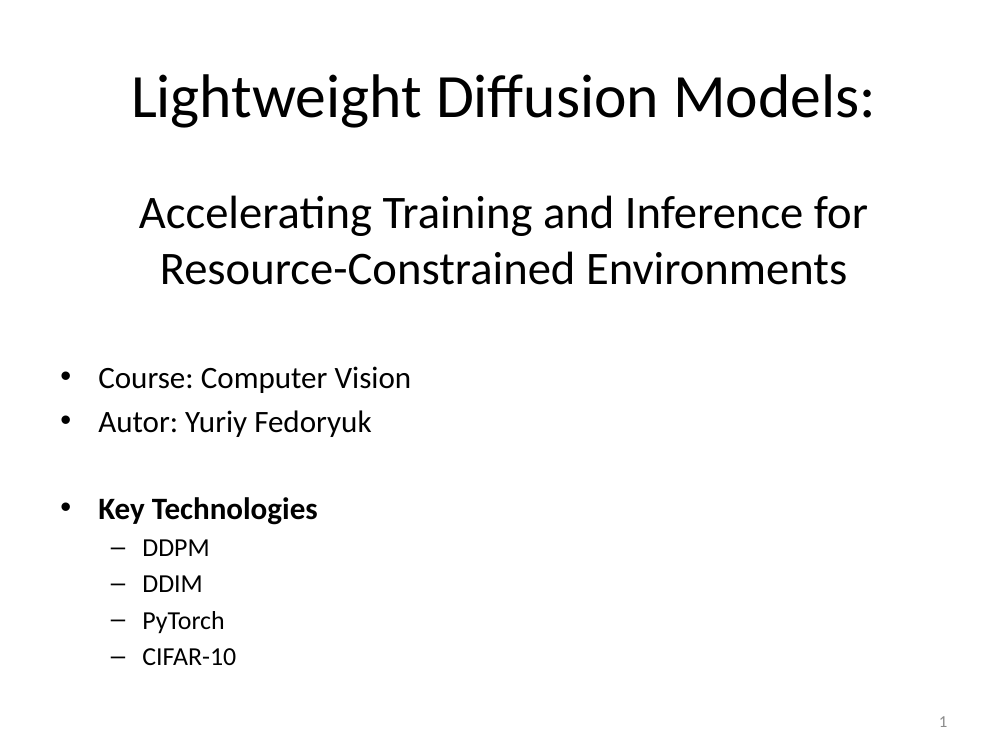
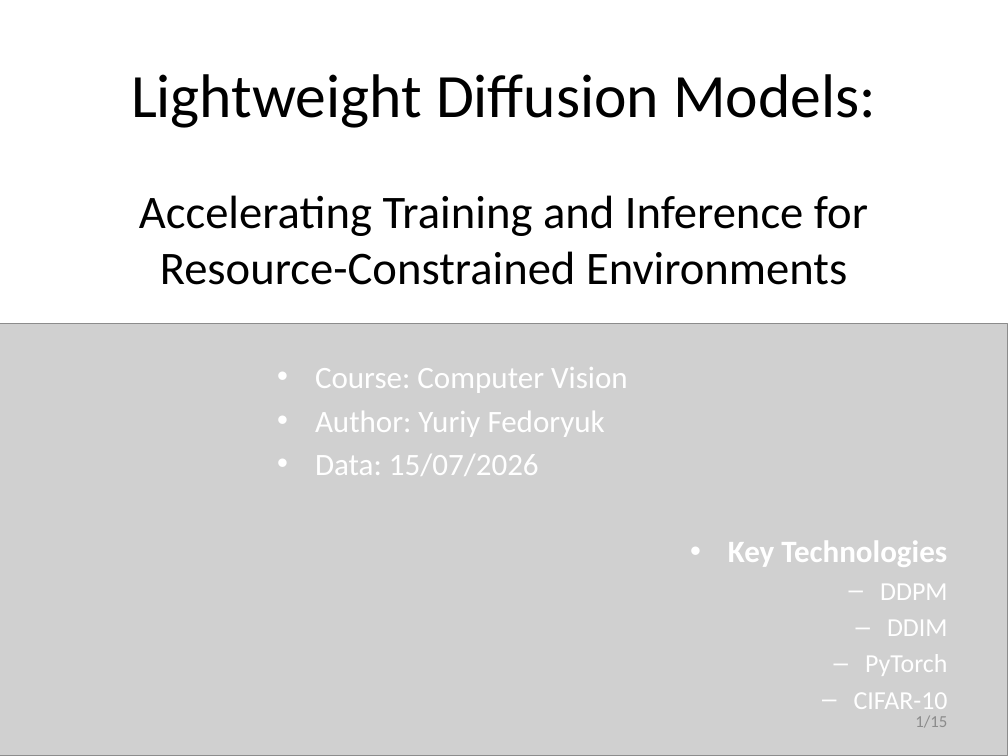
Before and after one commit to yufedor/visionDepthEstimation, a slide deck: slide 1 of Lightweight_Diffusion_Models_Presentation.pptx. Drawn at 1008x756 pixels with LibreOffice and Linux fonts; fonts in the diff are those of the drawing; grey boxes stand for pictures. Boxes give left, top, right and bottom in pixels: in the first picture for what was removed or moved away, otherwise in the second. Text is boxed around its words. In the diff, an @@ line names an element or a change of style, - is before the commit and + after.

```diff
--- a/Lightweight_Diffusion_Models_Presentation.pptx
+++ b/Lightweight_Diffusion_Models_Presentation.pptx
@@ picture added at (0, 324, 1008, 756) @@
@@ text at (315, 367, 947, 676): text colour #000000 to #FFFFFF in "Course: Computer Vision", "Key Technologies", "DDPM", "DDIM" and 2 more places; alignment left to centre; alignment left to right @@
@@ text at (315, 411, 605, 476): text changed; text colour #000000 to #FFFFFF @@
-• Autor: Yuriy Fedoryuk
+• Author: Yuriy Fedoryuk
+• Data: 15/07/2026
@@ page number at (915, 716, 947, 728): text changed @@
-1
+1/15
```
Also in this commit, not shown: 12 other slides changed, 2 slides added, 2 other files.
